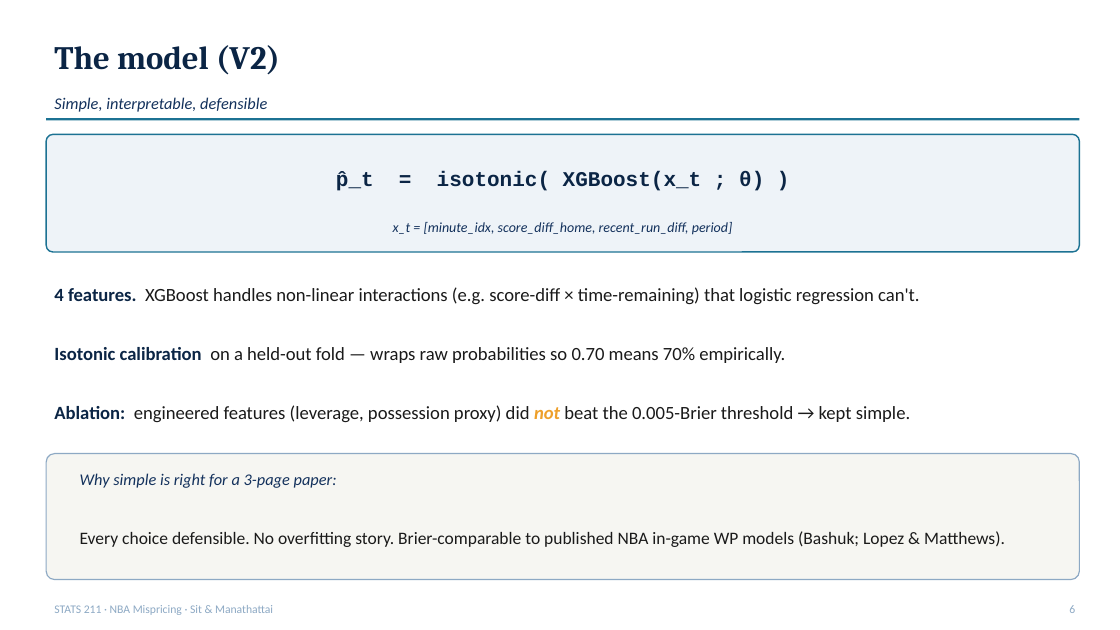
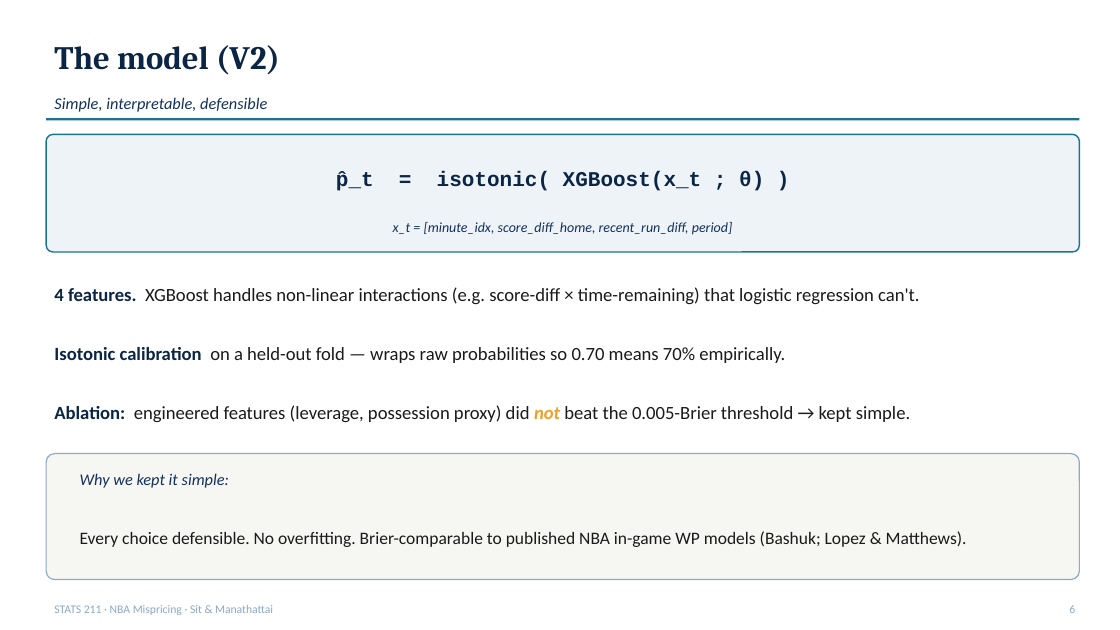
Before and after one commit to ivan-sit/live-nba-market-mispricing-detection, a slide deck: slide 6 of slides/final_deck.pptx. Drawn at 1120x630 pixels with LibreOffice and Linux fonts; fonts in the diff are those of the drawing. Boxes give left, top, right and bottom in pixels: in the first picture for what was removed or moved away, otherwise in the second. Text is boxed around its words. In the diff, an @@ line names an element or a change of style, - is before the commit and + after.

```diff
--- a/slides/final_deck.pptx
+++ b/slides/final_deck.pptx
@@ text at <box>80,473,229,488</box>: text changed @@
-Why simple is right for a 3-page paper:
+Why we kept it simple:
@@ text at <box>80,531,967,547</box>: text changed @@
-Every choice defensible. No overfitting story. Brier-comparable to published NBA in-game WP models (Bashuk; Lopez & Matthews).
+Every choice defensible. No overfitting. Brier-comparable to published NBA in-game WP models (Bashuk; Lopez & Matthews).
```
Also in this commit, not shown: 1 slide added, 1 slide removed, 2 other files.
